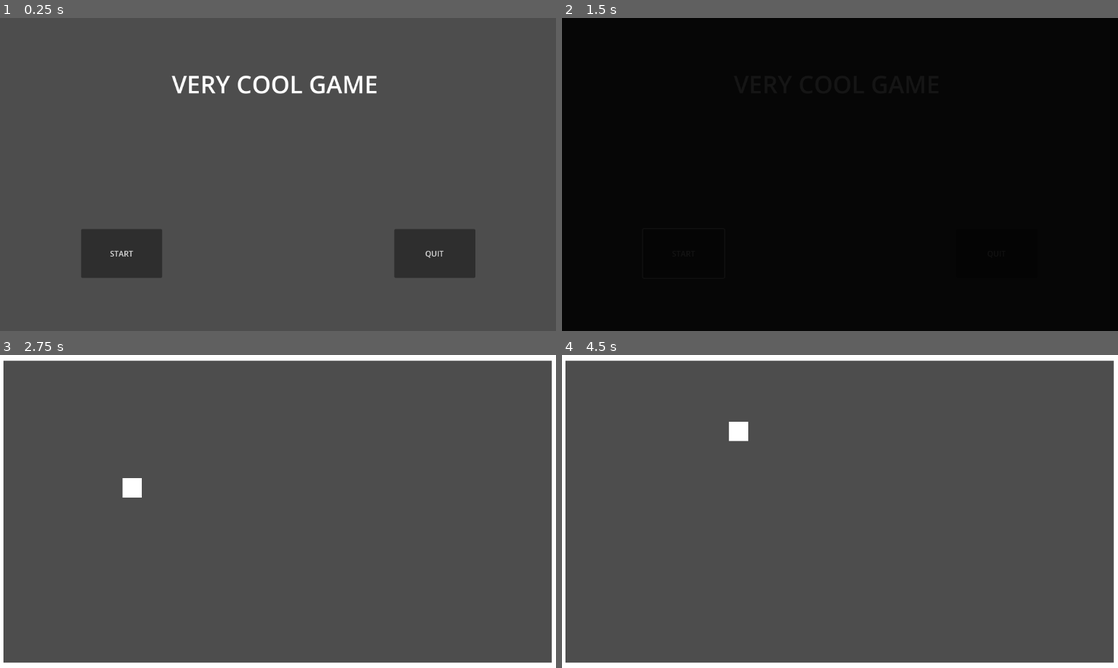
Above: before the commit, frames 1-4 (two rows, left to right).
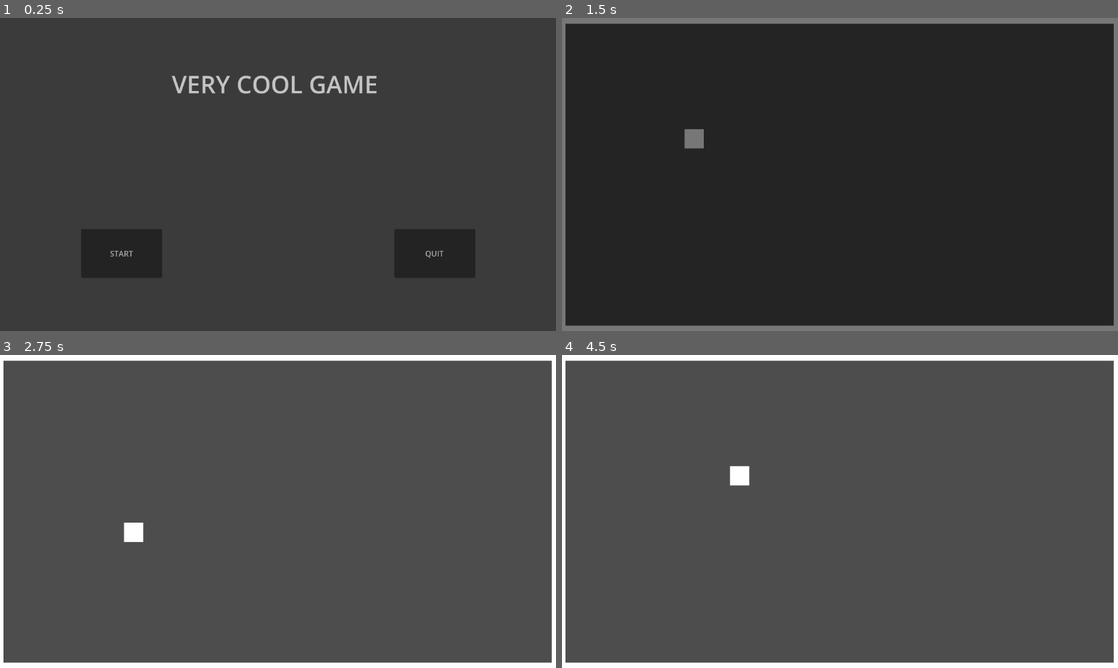
Above: after the commit, the same moments.

Repository: Jodios/brackeysgamejam2025
Game: Godot game, scene res://main.tscn
Same seed, same stepped clock (60 frames per second), same inputs: the game is played once before the commit and once after it.
Inputs (mouse positions are in pixels of both pictures, inside the frame that each line leads up to):
- Up to frame 1 (0.25 s): no input
- Up to frame 2 (1.5 s): click (684, 252) at 0.5 s, where only the run before the commit has a clickable "START"; hold D (right) from 1.28 s (still down)
- Up to frame 3 (2.75 s): release D (right) at 2.03 s; hold S (down) from 2.03 s (still down)
- Up to frame 4 (4.5 s): release S (down) at 2.78 s; hold D (right) 2.78-3.53 s; hold W (up) 3.53-4.28 s; hold A (left) from 4.28 s (still down)

The runs differ from the first frame. In frame 1, 0.9% of the frame differs, in the area x 19-80%, y 18-77%; in frame 2, 99%, in the area x 0-100%, y 0-100%; in frame 3, 0.4%; in frame 4, 0.5%.

Commit message:
forgot to disable start screen

Diff:
--- a/globals/global.gd
+++ b/globals/global.gd
@@ -3,7 +3,7 @@
 # For dev purposes
 # TODO: SET ALL TO FALSE BEFORE SUBMISSION
 const IS_DEV: bool = true
-const SKIP_MAIN_MENU: bool = false
+const SKIP_MAIN_MENU: bool = true
 
 # others
 var viewport_size: Vector2
